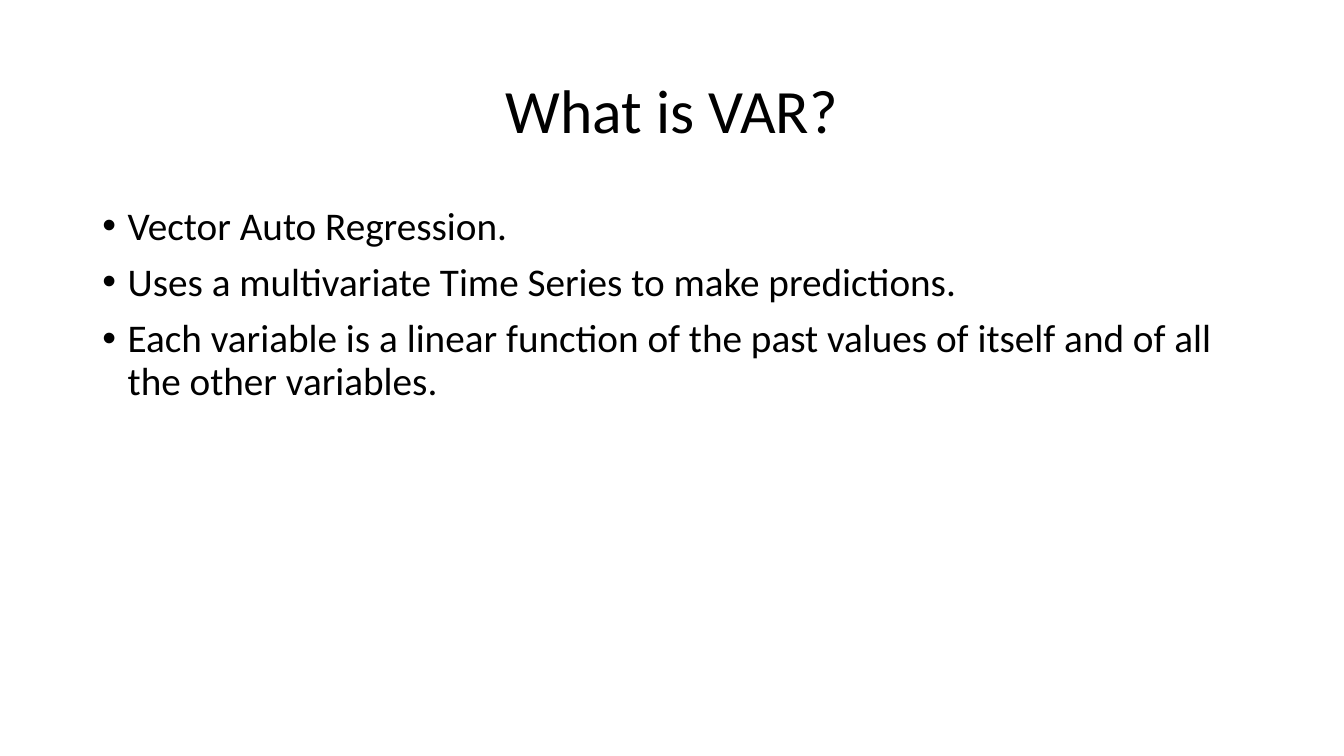
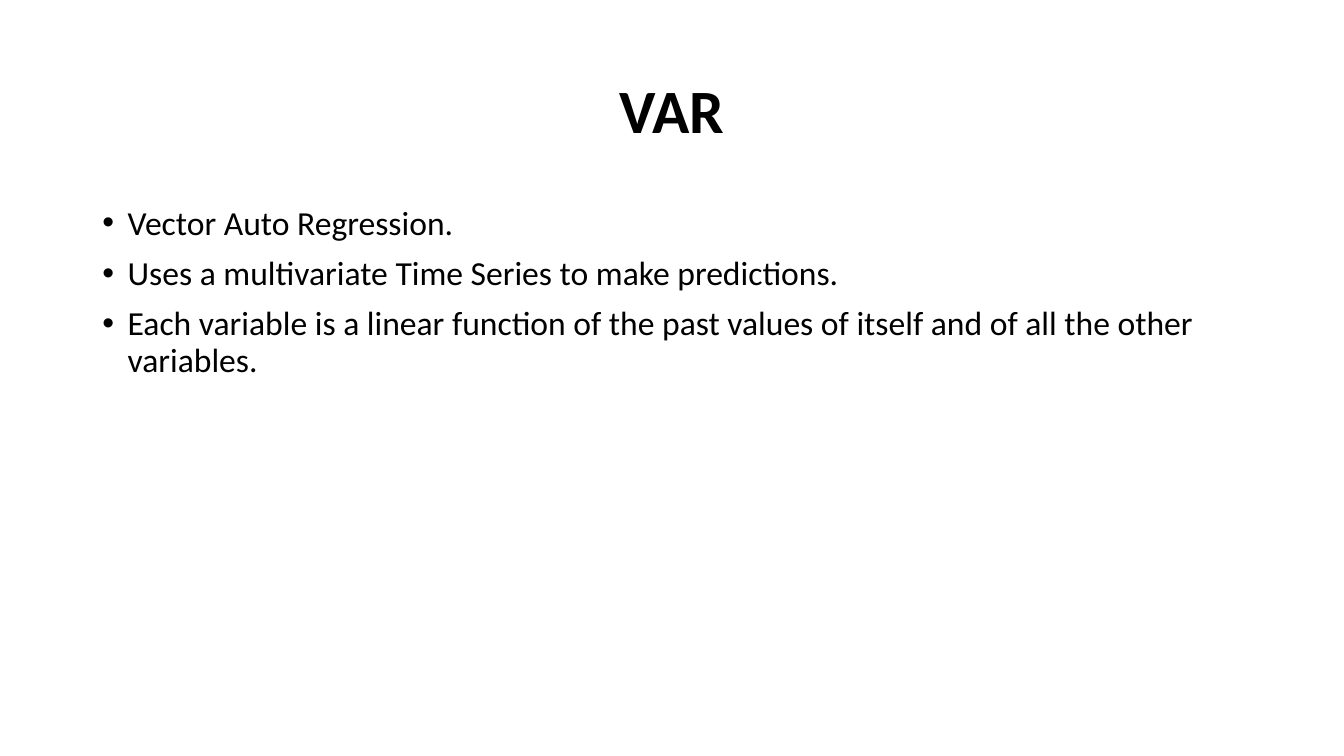
Before and after one commit to RupaliShah/Springboard, a slide deck: slide 15 of Capstone2/Reports/slide deck.pptx. Drawn at 1344x756 pixels with LibreOffice and Linux fonts; fonts in the diff are those of the drawing. Boxes give left, top, right and bottom in pixels: in the first picture for what was removed or moved away, otherwise in the second. Text is boxed around its words. In the diff, an @@ line names an element or a change of style, - is before the commit and + after.

```diff
--- a/Capstone2/Reports/slide deck.pptx
+++ b/Capstone2/Reports/slide deck.pptx
@@ title at [619,93,724,133]: text changed; bold on @@
-What is VAR?
+VAR
@@ text "Vector Auto Regression." at [128,212,1193,373]: size 28 to 24 pt @@
```
Also in this commit, not shown: 22 other slides changed, 3 other files.
